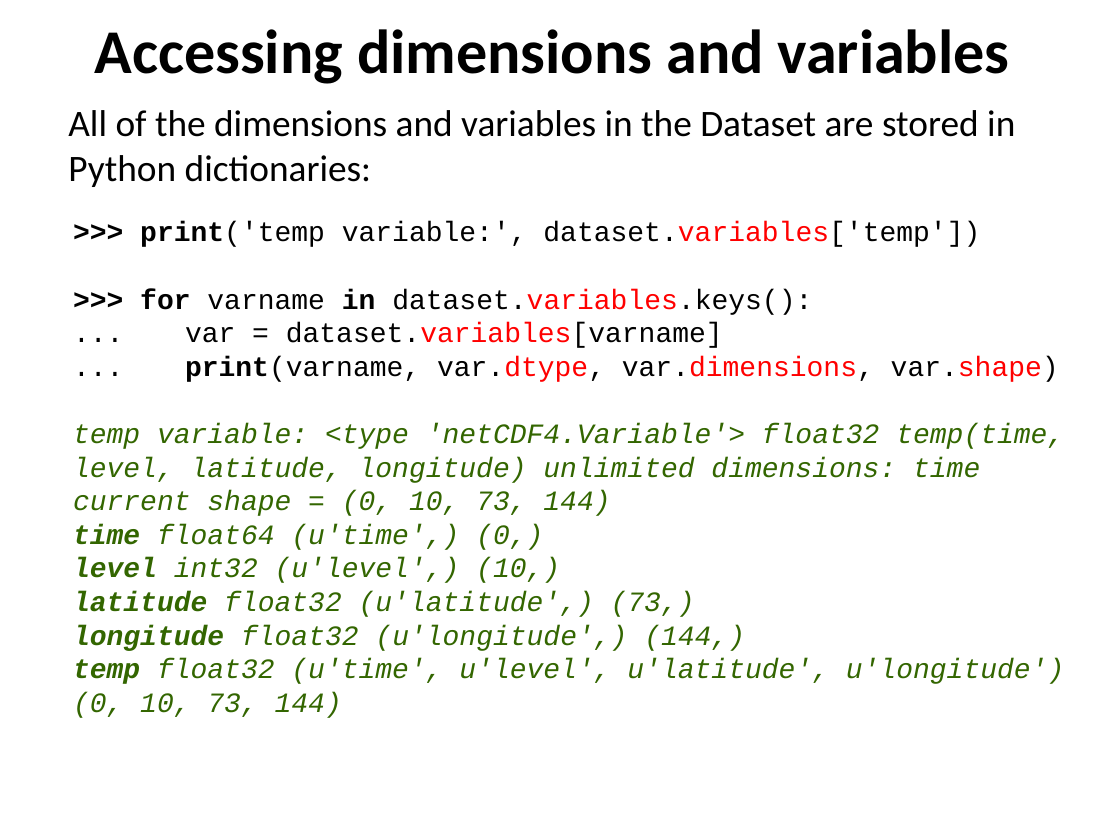
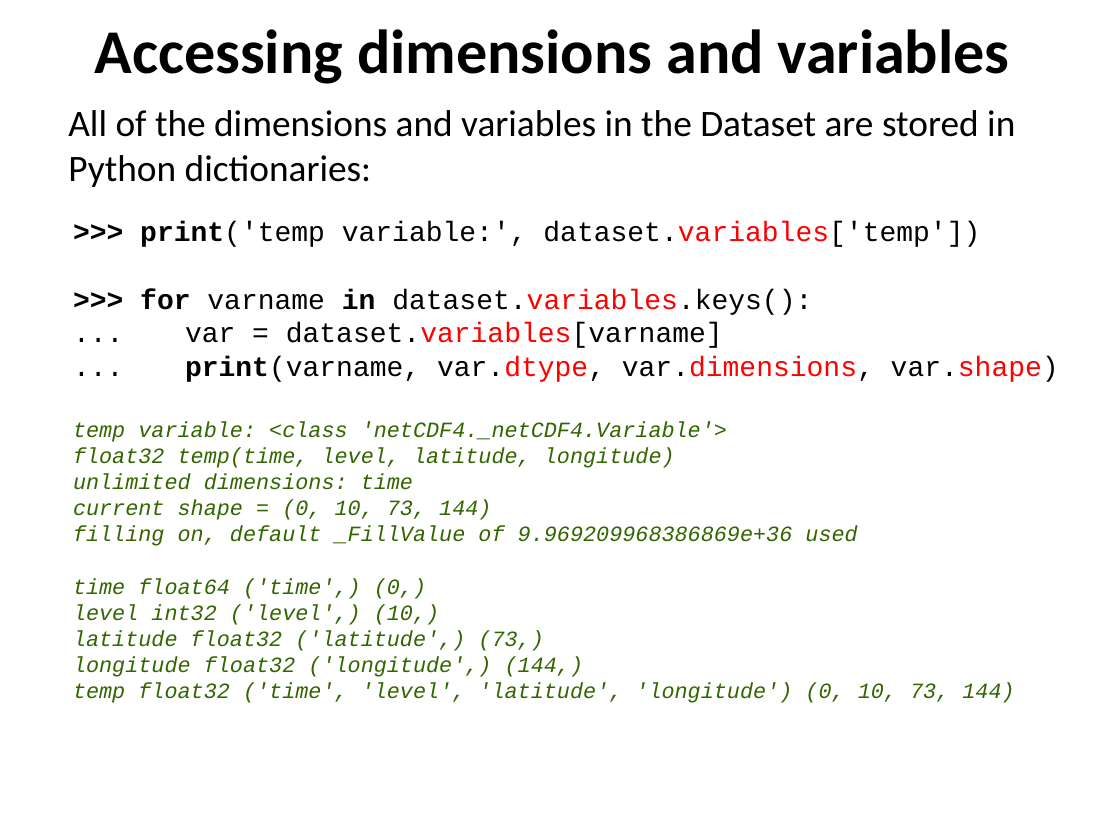
Before and after one commit to ncasuk/ncas-isc, a slide deck: slide 9 of python/presentations/read_write_data/11_create_netcdf_python.ppt. Drawn at 1120x840 pixels with LibreOffice and Linux fonts; fonts in the diff are those of the drawing; background and template pictures are left out. Boxes give left, top, right and bottom in pixels: in the first picture for what was removed or moved away, otherwise in the second. Text is boxed around its words. In the diff, an @@ line names an element or a change of style, - is before the commit and + after.

```diff
--- a/python/presentations/read_write_data/11_create_netcdf_python.ppt
+++ b/python/presentations/read_write_data/11_create_netcdf_python.ppt
@@ text at bbox=[73, 421, 727, 490]: text changed; size 18 to 14 pt @@
-temp variable: <type 'netCDF4.Variable'> float32 temp(time, level, latitude, longitude) unlimited dimensions: time
+temp variable: <class 'netCDF4._netCDF4.Variable'>
+float32 temp(time, level, latitude, longitude)
+unlimited dimensions: time
@@ text at bbox=[73, 500, 491, 520]: size 18 to 14 pt in "current shape = (0, 10, 73, 144)" @@
@@ text at bbox=[73, 526, 1014, 703]: text changed; size 18 to 14 pt @@
-time float64 (u'time',) (0,)
-level int32 (u'level',) (10,)
-latitude float32 (u'latitude',) (73,)
-longitude float32 (u'longitude',) (144,)
-temp float32 (u'time', u'level', u'latitude', u'longitude') (0, 10, 73, 144)
+filling on, default _FillValue of 9.969209968386869e+36 used
+time float64 ('time',) (0,)
+level int32 ('level',) (10,)
+latitude float32 ('latitude',) (73,)
+longitude float32 ('longitude',) (144,)
+temp float32 ('time', 'level', 'latitude', 'longitude') (0, 10, 73, 144)
```
Also in this commit, not shown: 5 other slides changed, 3 other files.
